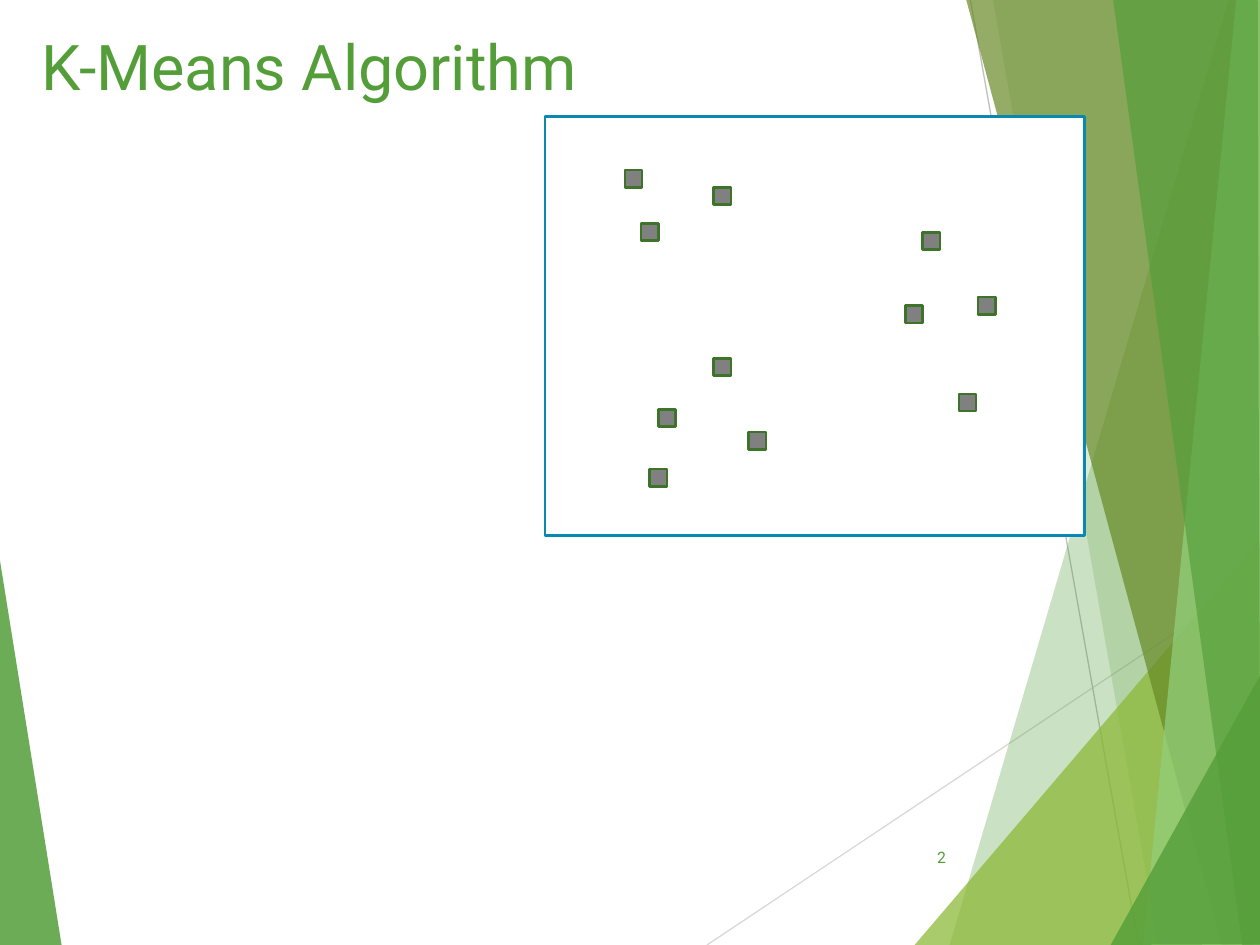
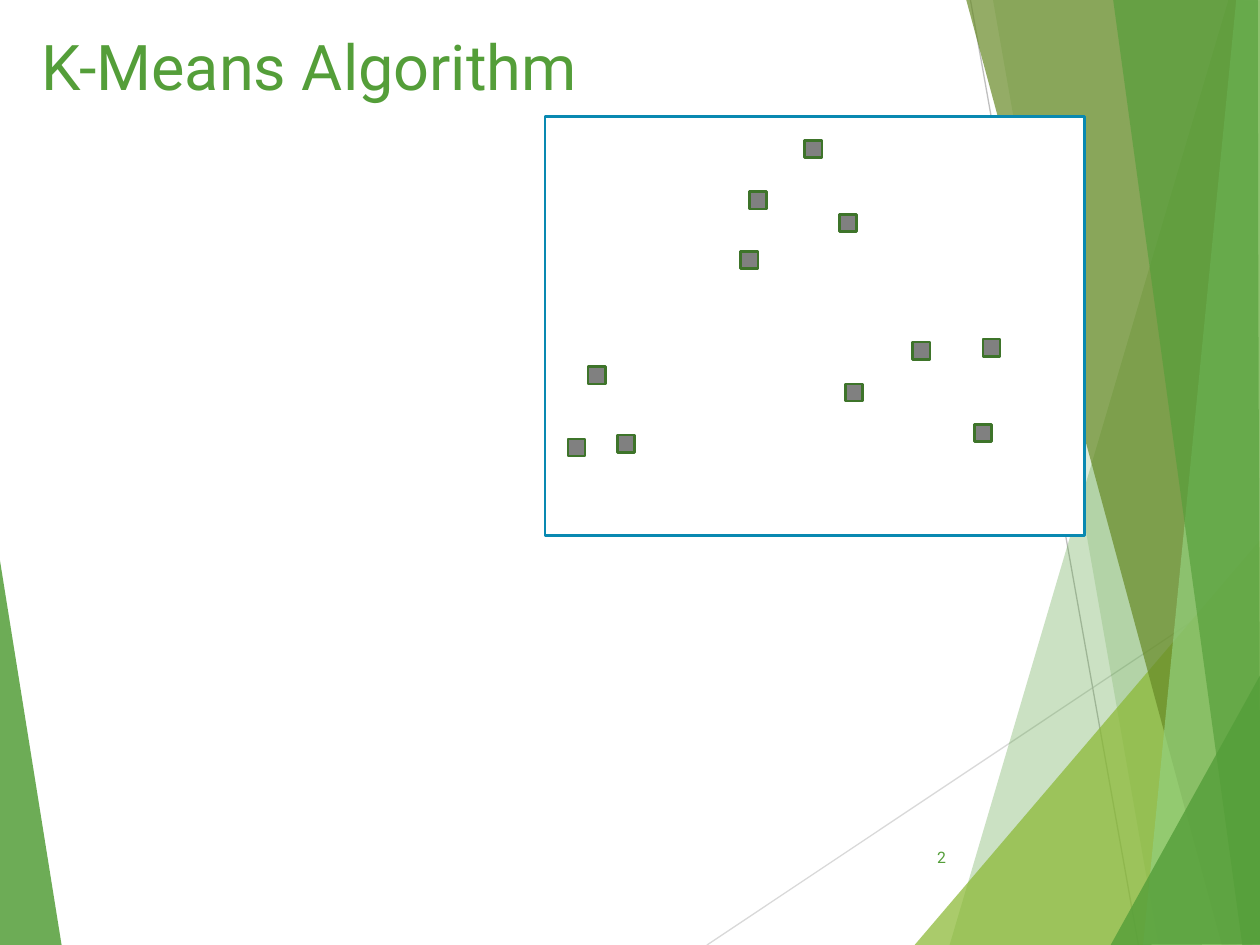
Before and after one commit to tienlx93/capstone-ors, a slide deck: slide 2 of doc/Algorithm.pptx. Drawn at 1260x945 pixels with LibreOffice and Linux fonts; fonts in the diff are those of the drawing. Boxes give left, top, right and bottom in pixels: in the first picture for what was removed or moved away, otherwise in the second. Text is boxed around its words. In the diff, an @@ line names an element or a change of style, - is before the commit and + after.

Commit message:
-fix mobile & algorithm

```diff
--- a/doc/Algorithm.pptx
+++ b/doc/Algorithm.pptx
@@ rectangle: place and size @@
-rectangle at [625, 170, 643, 188]
+rectangle at [805, 141, 823, 159]
@@ rectangle: place and size @@
-rectangle at [713, 188, 731, 205]
+rectangle at [750, 192, 767, 209]
@@ rectangle: place and size @@
-rectangle at [922, 232, 940, 249]
+rectangle at [839, 214, 857, 232]
@@ rectangle: place and size @@
-rectangle at [641, 224, 659, 242]
+rectangle at [741, 252, 759, 270]
@@ rectangle: place and size @@
-rectangle at [906, 306, 924, 324]
+rectangle at [912, 343, 930, 360]
@@ rectangle: place and size @@
-rectangle at [978, 297, 995, 315]
+rectangle at [983, 339, 1000, 357]
@@ rectangle: place and size @@
-rectangle at [713, 358, 731, 375]
+rectangle at [588, 367, 606, 384]
@@ rectangle: place and size @@
-rectangle at [748, 432, 766, 450]
+rectangle at [845, 384, 863, 402]
@@ rectangle: place and size @@
-rectangle at [650, 469, 668, 486]
+rectangle at [568, 438, 586, 456]
@@ rectangle: place and size @@
-rectangle at [659, 410, 677, 427]
+rectangle at [617, 435, 635, 452]
@@ rectangle: place and size @@
-rectangle at [959, 394, 976, 412]
+rectangle at [974, 425, 992, 442]
```
Also in this commit, not shown: 2 other slides changed, 1 other file.
